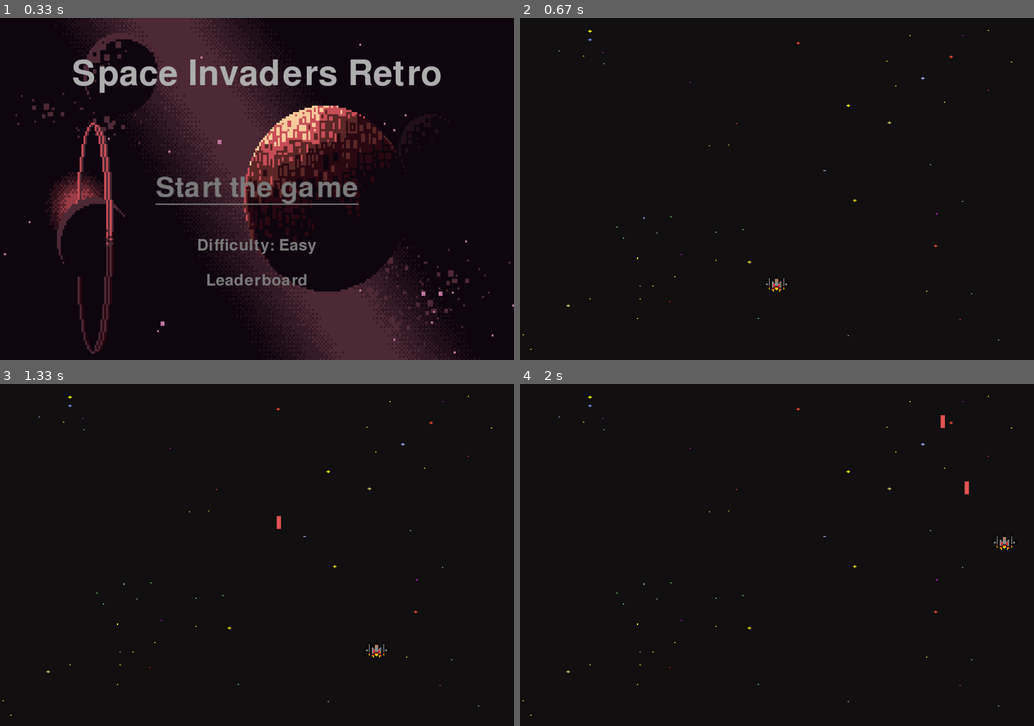
Above: before the commit, frames 1-4 (two rows, left to right).
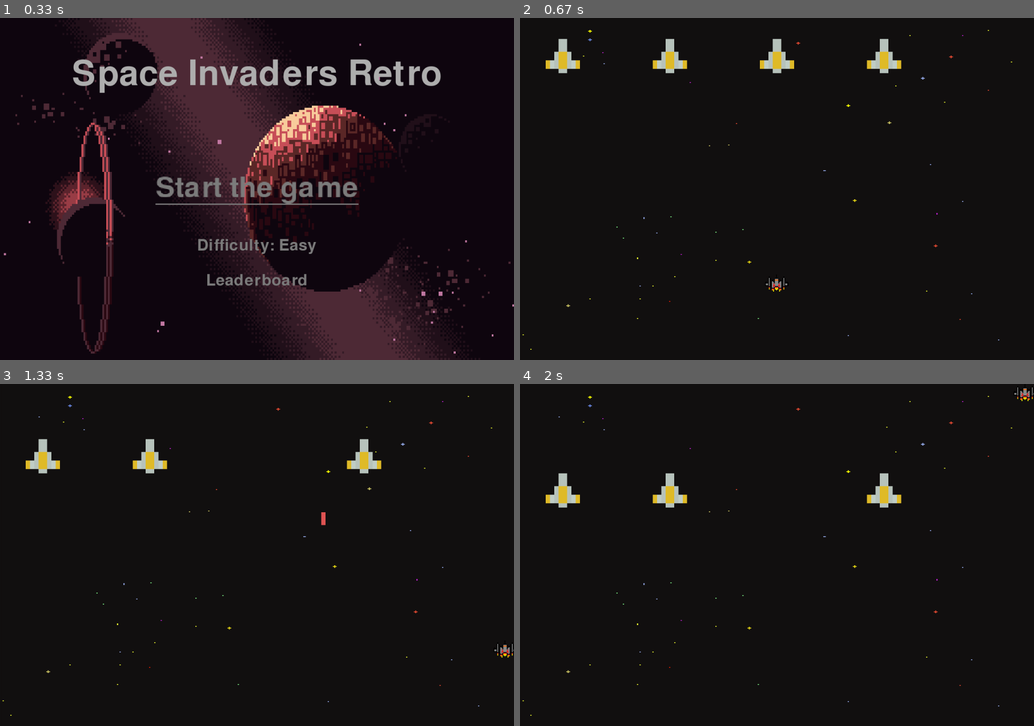
Above: after the commit, the same moments.

Repository: julienbrs/space-invaders-pygame
Game: pygame game, started from main.py
The game is run twice, just before and just after one commit, with the same random seed, the same clock (stepped at 60 frames per second) and the same inputs.
Inputs:
- Up to frame 1 (0.33 s): no input
- Up to frame 2 (0.67 s): tap Enter at 0.33 s
- Up to frame 3 (1.33 s): tap Space at 0.67, 1.07 s; hold Right from 1 s (still down)
- Up to frame 4 (2 s): tap Space at 1.37, 1.57, 1.9 s; release Right at 1.47 s; hold Up 1.5-1.8 s; hold Right from 1.83 s (still down)

Frame 1 is identical in both runs. In frame 2, 1.4% of the frame differs, in the area x 5-75%, y 6-17%; in frame 3, 1.3%; in frame 4, 1.3%.

Commit message:
collision ok

Diff:
--- a/main.py
+++ b/main.py
@@ -11,10 +11,13 @@
 
 FPS = 120
 
-VELOCITY_PLAYER             = 7
+VELOCITY_PLAYER             = 20
+VELOCITY_BOT                = 1
 MAX_LASER_PLAYER            = 15
 VELOCITY_LASER_PLAYER       = 9
 LASER_SIZE = LASER_WIDTH, LASER_HEIGHT = 18,6
+
+
 pygame.display.set_caption("Space Invaders")
 
 WHITE   = (255, 255, 255)
@@ -45,18 +48,15 @@
 IMG_SPACESHIP_DEFAULT = pygame.image.load(
     os.path.join('Assets', 'spaceship_red.png'))
 
+IMG_ENNEMY_SPACESHIP_YELLOW = pygame.image.load(os.path.join('Assets', 'pixel_ship_yellow.png')) #pygame.transform.scale()
+
 
 RED_LASER = pygame.image.load(os.path.join("Assets", "pixel_laser_red.png"))
 
 IMG_SPACESHIP = pygame.transform.rotate(pygame.transform.scale(
     IMG_SPACESHIP_DEFAULT, (SPACESHIP_WIDTH, SPACESHIP_HEIGHT)), 180)
 
-def move_lasers(shooter, velocity):
-    for laser in shooter.lasers:
-        if not laser.off_screen(HEIGHT):
-            shooter.lasers.remove(laser)
-        else:
-            laser.move(velocity)
+LVL_INIT = True
 
 class LinkedText():
     "Class to link text for a menu"
@@ -88,9 +88,9 @@
 
 def collide(item1, item2):
     "check if there is a collision"
-    offset_x = item1.x - item2.x
-    offset_y = item1.x - item2.y
-    return item1.mask.overlap(item2.mask, (offset_x, offset_y)) is not None
+    offset_x = item2.x - item1.x
+    offset_y = item2.y - item1.y
+    return item1.mask.overlap(item2.mask, (offset_x, offset_y)) != None
 
 class Laser():
     "Class of lasers, x and y: where it starts"
@@ -109,6 +109,8 @@
         "move the item, velocity can also change the direction + or -"
         self.y += velocity
 
+
+
     def off_screen(self, height):
         "check if item isn't off the screen"
         return self.y >= 0 and self.y <= height
@@ -129,6 +131,7 @@
         self.img        = img
         self.laser_img  = None
         self.lasers     = []
+        self.mask       = pygame.mask.from_surface(self.img)
 
     def draw(self):
         "draw item"
@@ -147,16 +150,74 @@
 
     def move(self, keys):
         "move the player"
-        if keys[pygame.K_LEFT] and player.x > 0:    #Left
-            player.x -= VELOCITY_PLAYER
-        if keys[pygame.K_RIGHT] and player.x < WIDTH:    #Right
-            player.x += VELOCITY_PLAYER
-        if keys[pygame.K_UP] and player.y > 0:    #Top
-            player.y -= VELOCITY_PLAYER
-        if keys[pygame.K_DOWN] and player.y < HEIGHT:    #Left
-            player.y += VELOCITY_PLAYER
-        move_lasers(self, -VELOCITY_LASER_PLAYER)
-
+        if keys[pygame.K_LEFT] and self.x > 0:    #Left
+            self.x -= VELOCITY_PLAYER
+        if keys[pygame.K_RIGHT] and self.x + self.width < WIDTH:    #Right
+            self.x += VELOCITY_PLAYER
+        if keys[pygame.K_UP] and self.y > 0:    #Top
+            self.y -= VELOCITY_PLAYER
+        if keys[pygame.K_DOWN] and self.y + self.height < HEIGHT:    #Left
+            self.y += VELOCITY_PLAYER
+
+
+    def move_lasers(self, velocity, others):
+        for laser in self.lasers:
+            laser.move(velocity)
+            on_screen = True #trouver meilleur moyen ?
+            for other in others:
+                if laser.collision(other):
+                    print("\n\n BOOOOOM \n\n\n")
+                    others.remove(other)
+                    self.lasers.remove(laser)
+                    on_screen = False
+            if not laser.off_screen(HEIGHT) and on_screen:
+                self.lasers.remove(laser)
+
+
+class Ennemy():
+    "class of the ennemy"
+
+    def __init__(self, x, y, width, height, img):
+        self.x          = x
+        self.y          = y
+        self.width      = width
+        self.height     = height
+        self.img        = img
+        self.laser_img  = None
+        self.lasers     = []
+        self.mask       = pygame.mask.from_surface(self.img)
+
+    def draw(self):
+        "draw item"
+        MAIN_WIN.blit(self.img, (self. x, self.y))
+        for laser in self.lasers:
+            laser.draw()
+
+    def move(self, velocity):
+        "move the item, velocity can also change the direction + or -"
+        self.y += velocity
+
+    def move_lasers(self):
+        for laser in self.lasers:
+            if not laser.off_screen(): #fixer le nom aussi ici
+                self.lasers.remove(laser)
+            if laser.collision(player):
+                self.lasers.remove(laser)
+
+
+
+    def not_off_screen(self, height):
+        "check if item isn't off the screen"
+        return self.y >= 0 and self.y <= height
+
+    def shoot(self):
+        "shoot"
+        laser = Laser(self.x - self.width/2, self.y - self.height, None, RED_LASER)
+        self.lasers.append(laser)
+
+    def collision(self, other):
+        "collision"
+        return collide(self, other)
 
 
 
@@ -197,12 +258,39 @@
     pygame.display.update()
     return text_blink, text_scroll
 
-def draw_game():
+def draw_game(ennemies):
     "Draw the game"
     MAIN_WIN.blit(pygame.transform.scale(IMG_GAME_BACKGROUND, MAIN_WIN_SIZE), (0,0))
-
+    for ennemy in ennemies:
+        ennemy.draw()
     player.draw()
     pygame.display.update()
+
+def wave_ennemies(level):
+    nb_ennemies = 4
+    list_ennemies = []
+    abscisse = 50
+    for _ in range(nb_ennemies):
+
+        ennemy = Ennemy(abscisse , 0, SPACESHIP_WIDTH, SPACESHIP_HEIGHT, IMG_ENNEMY_SPACESHIP_YELLOW)
+        print(f"x = {ennemy.x}, y= {ennemy.y}")
+        list_ennemies.append(ennemy)
+        abscisse += 250
+    return list_ennemies
+
+def init_lvl():
+    ennemies = wave_ennemies(1)
+    print("les ennemies dans init:",len(ennemies))
+    return ennemies, False
+
+def move_ennemies(ennemies):
+    for ennemy in ennemies:
+        ennemy.move(VELOCITY_BOT)
+        ennemy.move_lasers()
+        if ennemy.collision(player):
+            ennemies.remove(ennemy)
+        elif not ennemy.not_off_screen(HEIGHT): #todo enlever ces doubles negations
+            ennemies.remove(ennemy)
 
 def main():
     "main loop"
@@ -260,12 +348,17 @@
                 if event.type == pygame.KEYDOWN:
                     if event.key == pygame.K_SPACE and len(player.lasers) < MAX_LASER_PLAYER:
                         player.shoot()
+
+            global LVL_INIT
+            if LVL_INIT:
+                ennemies, LVL_INIT = init_lvl()
             keys = pygame.key.get_pressed()
             player.move(keys)
-
-
-
-            draw_game()
+            move_ennemies(ennemies)
+            player.move_lasers(-VELOCITY_LASER_PLAYER, ennemies)
+
+
+            draw_game(ennemies)
 
     pygame.quit()
 
